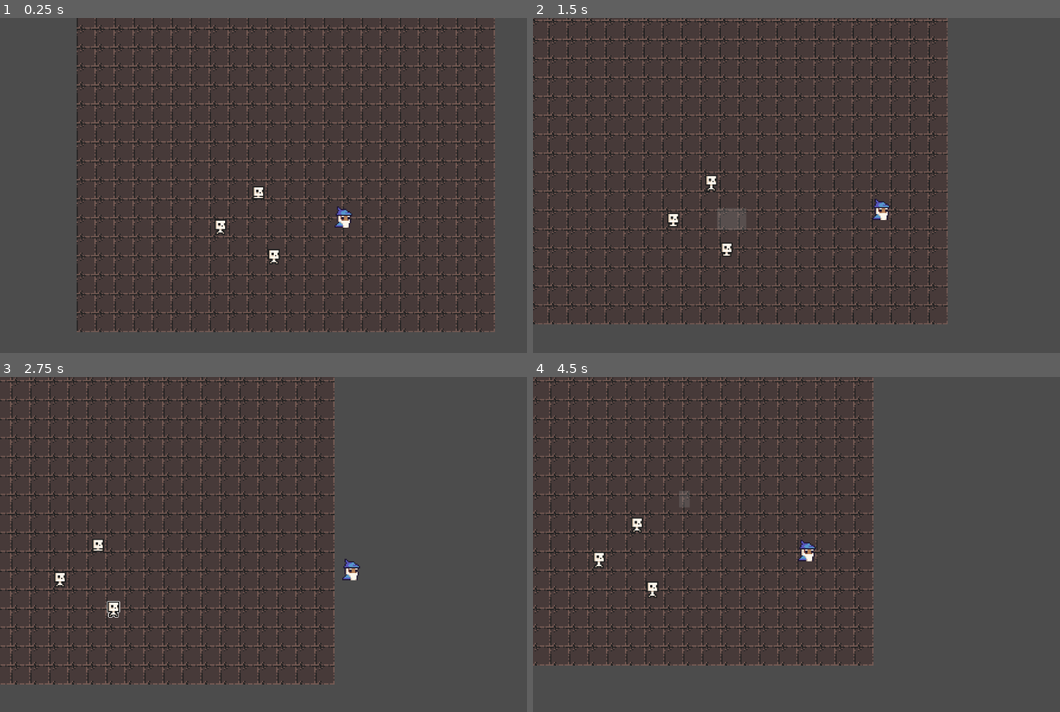
Above: before the commit, frames 1-4 (two rows, left to right).
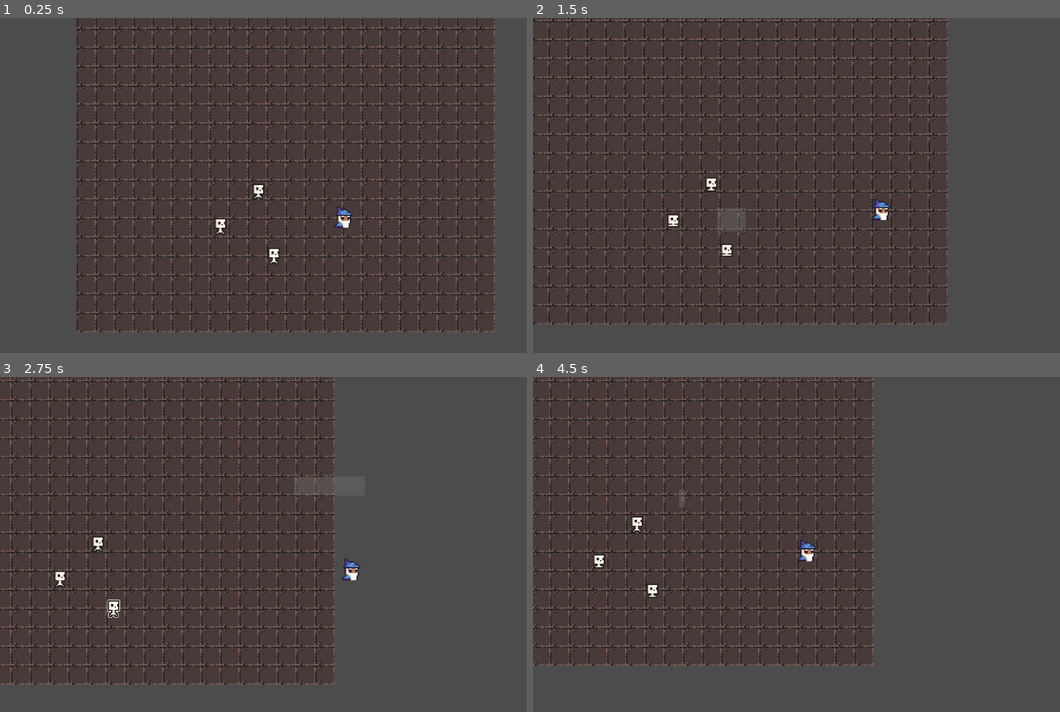
Above: after the commit, the same moments.

Repository: Insiderto/necromancer
Game: Godot game, scene res://main.tscn
Same seed, same stepped clock (60 frames per second), same inputs: the game is played once before the commit and once after it.
Inputs (mouse positions are in pixels of both pictures, inside the frame that each line leads up to):
- Up to frame 1 (0.25 s): no input
- Up to frame 2 (1.5 s): move the mouse to (970, 178) at 0.52 s; press the mouse at (970, 178) at 0.53 s; hold D (move_right) 0.53-1.25 s; release the mouse at (970, 178) at 1.25 s; drag from (717, 212) to (807, 265) at 1.27 s
- Up to frame 3 (2.75 s): move the mouse to (363, 477) at 2.02 s; press the mouse at (363, 477) at 2.03 s; hold D (move_right) from 2.03 s (still down)
- Up to frame 4 (4.5 s): release D (move_right) at 2.75 s; release the mouse at (896, 477) at 2.75 s; drag from (807, 624) to (654, 500) at 2.77 s; move the mouse to (1017, 608) at 3.52 s; press the mouse at (1017, 608) at 3.53 s; hold A (move_left) 3.53-4.25 s; release the mouse at (1017, 608) at 4.25 s; drag from (654, 500) to (743, 467) at 4.27 s

The runs differ from the first frame. In frame 1, 0.1% of the frame differs, in the area x 40-54%, y 49-73%; in frame 2, 0.2%; in frame 3, 0.2%, in the area x 10-64%, y 29-71%; in frame 4, 0.2%.

Commit message:
update uihanler

Diff:
--- a/UnitHandler.gd
+++ b/UnitHandler.gd
@@ -11,7 +11,7 @@
 	pass
 
 
-signal selection_started()
+signal selection_started
 signal selection_finished(selected)
 
 
@@ -28,7 +28,6 @@
 		elif dragging:
 			dragging = false
 			drag_end = get_global_mouse_position()
-			update()
 			select_rect.extents = (drag_start - drag_end) / 2
 			var space = get_world_2d().direct_space_state
 			var query = Physics2DShapeQueryParameters.new()
@@ -36,8 +35,11 @@
 			query.transform = Transform2D(0, (drag_end + drag_start) / 2)
 			selected = space.intersect_shape(query)
 			emit_signal("selection_finished", selected)
-	if event is InputEventMouseMotion and dragging:
-		update()
+
+
+
+func _process(delta):
+	update()
 
 
 func _draw():
--- a/main.tscn
+++ b/main.tscn
@@ -115,7 +115,7 @@
 material = ExtResource( 17 )
 frames = SubResource( 7 )
 animation = "idle"
-frame = 2
+frame = 3
 playing = true
 
 [node name="CollisionShape2D" type="CollisionShape2D" parent="Minion"]
@@ -129,7 +129,7 @@
 material = ExtResource( 17 )
 frames = SubResource( 7 )
 animation = "idle"
-frame = 2
+frame = 3
 playing = true
 
 [node name="CollisionShape2D" type="CollisionShape2D" parent="Minion2"]
@@ -143,7 +143,7 @@
 material = ExtResource( 17 )
 frames = SubResource( 7 )
 animation = "idle"
-frame = 1
+frame = 2
 playing = true
 
 [node name="CollisionShape2D" type="CollisionShape2D" parent="Minion3"]
